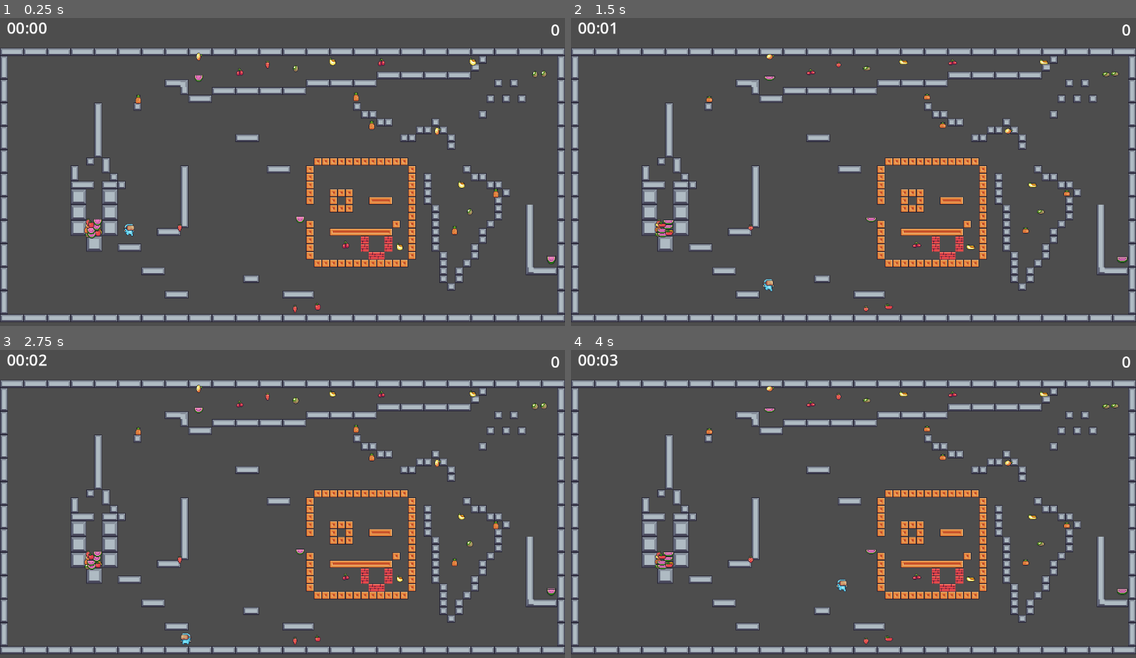
Above: before the commit, frames 1-4 (two rows, left to right).
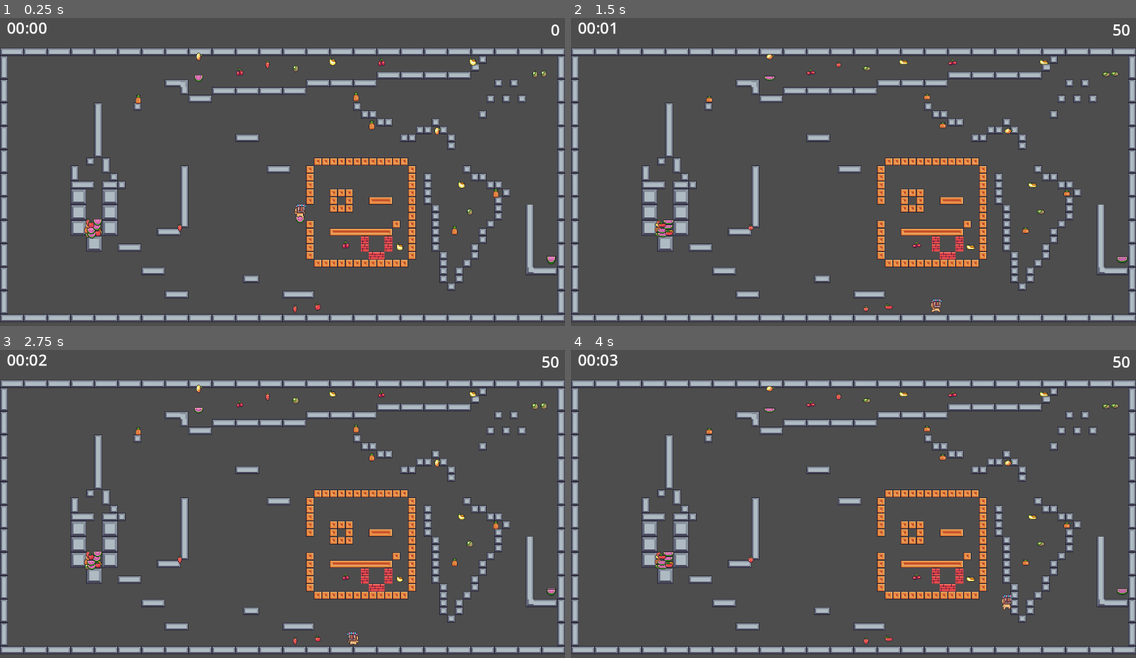
Above: after the commit, the same moments.

Repository: janzeman3/2D_jumping
Game: Godot game, scene res://main_screen.tscn
The game is run twice, just before and just after one commit, with the same random seed, the same clock (stepped at 60 frames per second) and the same inputs.
Inputs:
- Up to frame 1 (0.25 s): no input
- Up to frame 2 (1.5 s): hold Right (right) from 0.53 s (still down); tap Space (jump) at 0.77 s
- Up to frame 3 (2.75 s): tap Space (jump) at 1.52 s; release Right (right) at 2.03 s; hold Left (left) from 2.03 s (still down)
- Up to frame 4 (4 s): release Left (left) at 2.78 s; hold Right (right) from 2.78 s (still down); tap Space (jump) at 3.02, 3.77 s

The runs differ from the first frame. In frame 1, 0.1% of the frame differs, in the area x 21-55%, y 60-71%; in frame 2, 0.2%; in frame 3, 0.2%; in frame 4, 0.2%, in the area x 47-99%, y 2-85%.

Commit message:
Úpravy po rebasu
Signed-off-by: Jan Zeman <major.su@seznam.cz>

Diff:
--- a/main_screen.tscn
+++ b/main_screen.tscn
@@ -2,7 +2,6 @@
 
 [ext_resource type="Script" uid="uid://dcylw31kqn7gk" path="res://main_screen.gd" id="1_kwhh3"]
 [ext_resource type="Texture2D" uid="uid://coqkbni8qdmwx" path="res://PixelAdventure1/Terrain/Terrain (16x16).png" id="1_tjn2e"]
-[ext_resource type="PackedScene" uid="uid://u0png8js0xcq" path="res://Characters/virtual_guy.tscn" id="5_4sclt"]
 [ext_resource type="PackedScene" uid="uid://e5hreo534tjb" path="res://Items/apple.tscn" id="5_ywh4s"]
 [ext_resource type="PackedScene" uid="uid://m25hloihc7t" path="res://Items/banana.tscn" id="6_ywh4s"]
 [ext_resource type="PackedScene" uid="uid://6po6joaja8w0" path="res://Items/cherries.tscn" id="7_ue4rx"]
@@ -11,6 +10,7 @@
 [ext_resource type="PackedScene" uid="uid://d3anl5e1k1ja7" path="res://Items/pineapple.tscn" id="10_0osx7"]
 [ext_resource type="PackedScene" uid="uid://cbxqrq424k80c" path="res://Items/melon.tscn" id="10_62wn8"]
 [ext_resource type="PackedScene" uid="uid://bsmkequc1sufb" path="res://Items/strawberry.tscn" id="11_62wn8"]
+[ext_resource type="PackedScene" uid="uid://yr8dpdqjabi3" path="res://Characters/mask_dude.tscn" id="12_sj757"]
 
 [sub_resource type="StyleBoxFlat" id="StyleBoxFlat_62wn8"]
 border_width_left = 5
@@ -321,11 +321,7 @@
 [node name="Map" type="TileMap" parent="."]
 tile_set = SubResource("TileSet_7a4el")
 format = 2
-
 layer_0/tile_data = PackedInt32Array(2555904, 786432, 4, 2555905, 851968, 4, 2555906, 917504, 4, 2555907, 786432, 4, 25 …(9109 unchanged characters)…
-
-[node name="VirtualGuy" parent="." instance=ExtResource("5_4sclt")]
-position = Vector2(263, 429)
 
 [node name="ScoreCounter" type="Label" parent="."]
 offset_left = 950.0
@@ -339,7 +335,7 @@
 [node name="EndCheck" type="Timer" parent="."]
 wait_time = 0.5
 
-[node name="MaskDude" parent="." instance=ExtResource("10_62wn8")]
+[node name="hz meloun" parent="." instance=ExtResource("10_62wn8")]
 position = Vector2(612, 431)
 
 [node name="Time" type="Timer" parent="."]
@@ -477,6 +473,9 @@
 [node name="Melon11" parent="." instance=ExtResource("10_62wn8")]
 position = Vector2(1124, 513)
 
+[node name="MaskDude" parent="." instance=ExtResource("12_sj757")]
+position = Vector2(611, 392)
+
 [connection signal="pressed" from="GameMenu/AgainButton" to="." method="_on_again_button_pressed"]
 [connection signal="pressed" from="GameMenu/ExitButton" to="." method="_on_exit_button_pressed"]
 [connection signal="timeout" from="EndCheck" to="." method="_on_end_check_timeout"]
